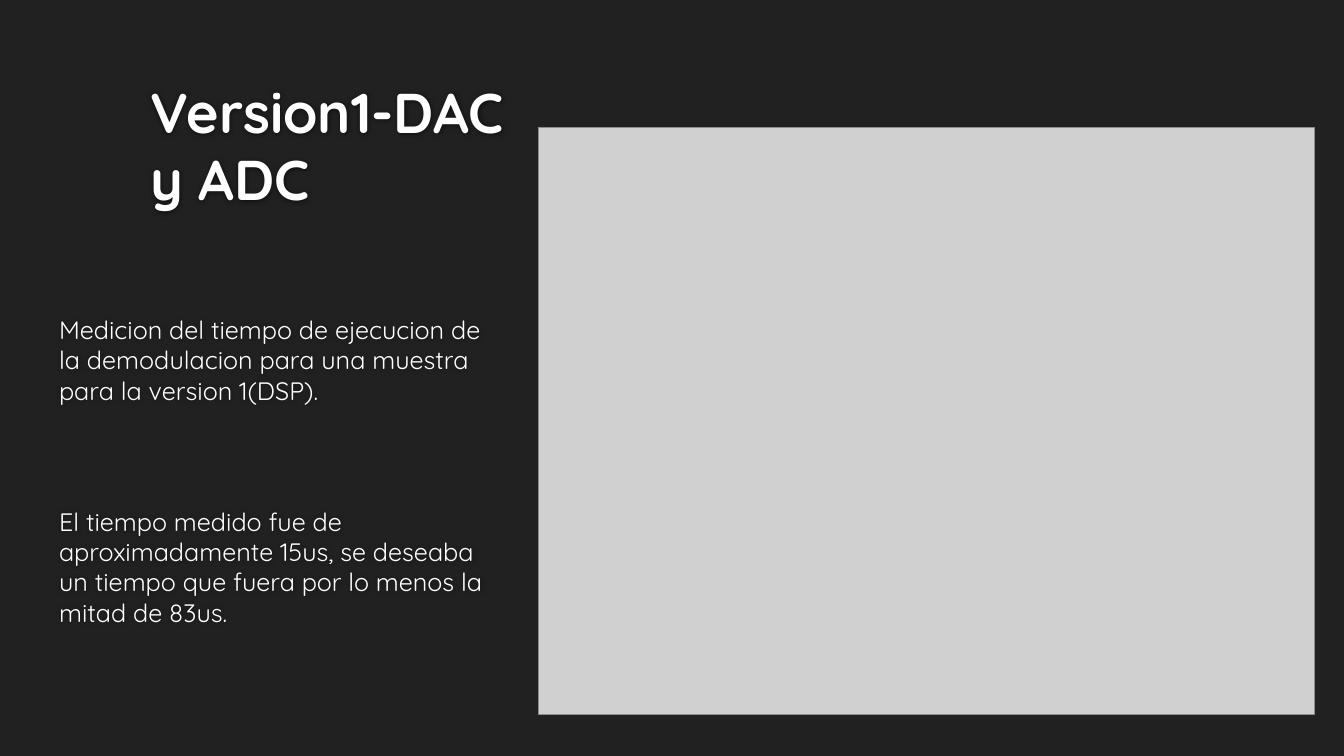
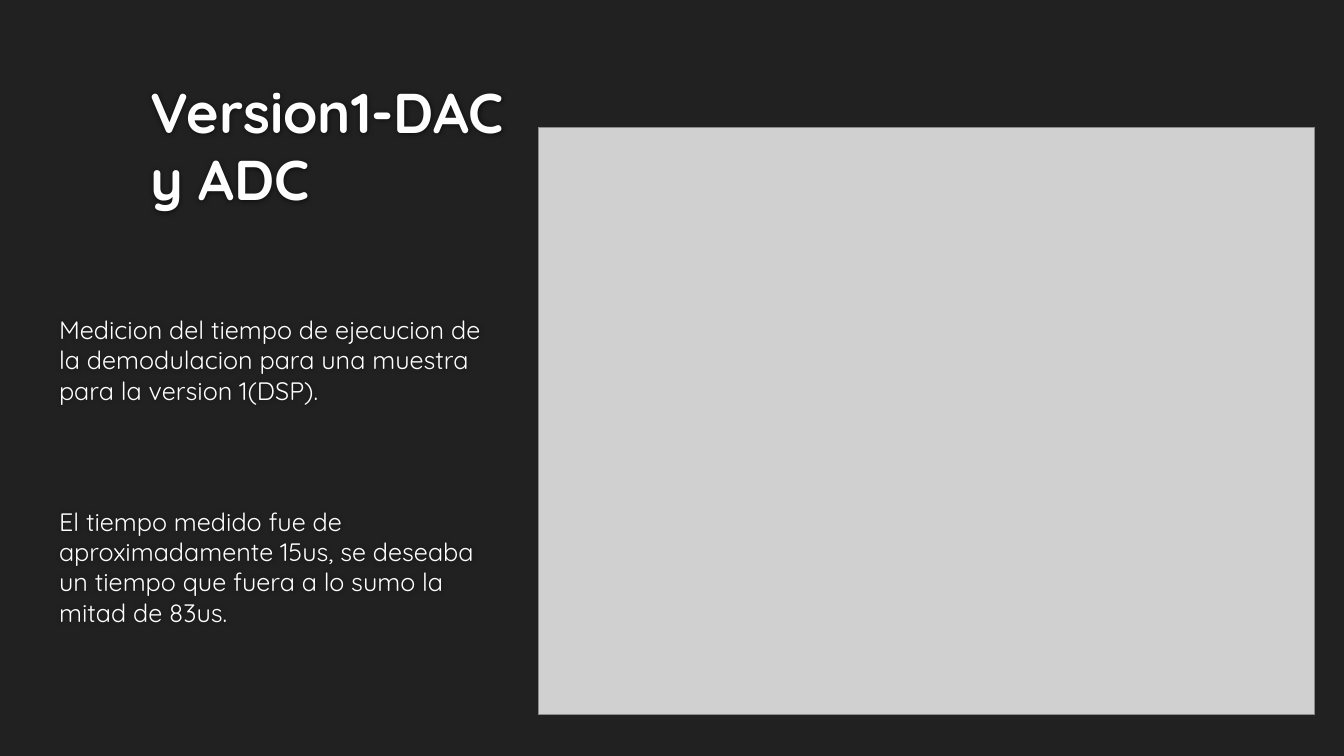
Before and after one commit to alexandrufedco92/TP3-LABmicros, a slide deck: slide 4 of TP N°3-PPT.pptx (slide 3 before the commit). Drawn at 1344x756 pixels with LibreOffice and Linux fonts; fonts in the diff are those of the drawing; grey boxes stand for pictures; background and template pictures are left out. Boxes give left, top, right and bottom in pixels: in the first picture for what was removed or moved away, otherwise in the second. Text is boxed around its words. In the diff, an @@ line names an element or a change of style, - is before the commit and + after.

```diff
--- a/TP N°3-PPT.pptx
+++ b/TP N°3-PPT.pptx
@@ text at <box>59,512,474,623</box>: text changed @@
-El tiempo medido fue de aproximadamente 15us, se deseaba un tiempo que fuera por lo menos la mitad de 83us.
+El tiempo medido fue de aproximadamente 15us, se deseaba un tiempo que fuera a lo sumo la mitad de 83us.
```
Also in this commit, not shown: 2 other slides changed, 4 slides added, 2 slides removed, 1 other file.
